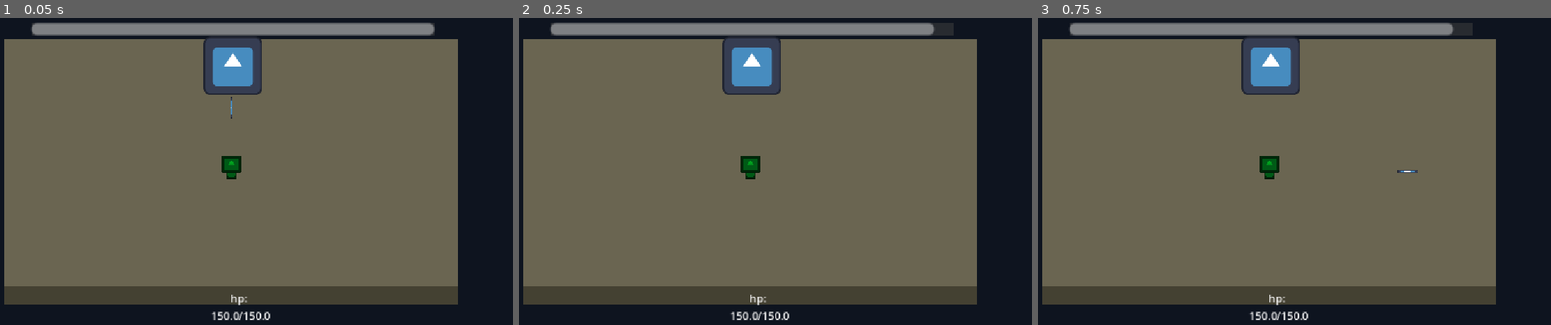
Above: before the commit, frames 1-3 (left to right).
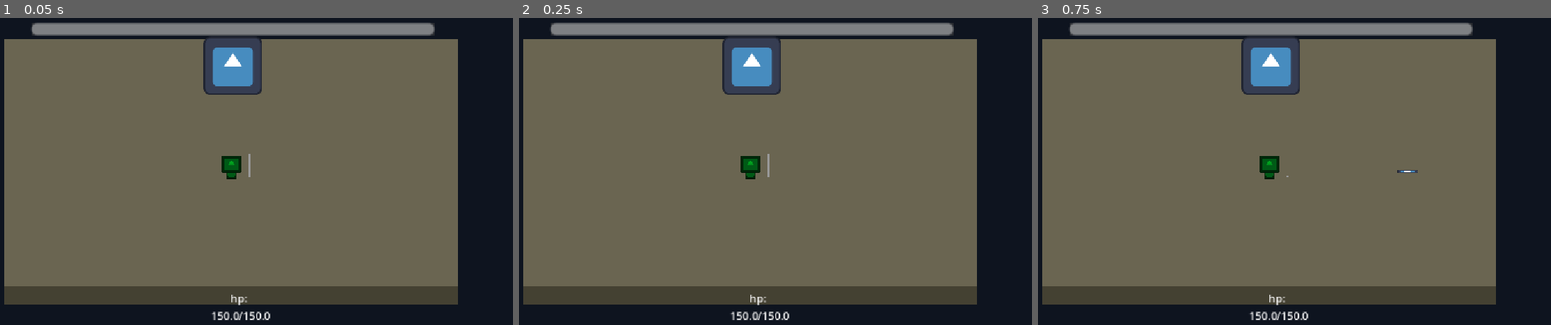
Above: after the commit, the same moments.

Repository: Sastingus/Mossful
Game: Godot game, scene res://scenes/world/world.tscn
Same seed, same stepped clock (60 frames per second), same inputs: the game is played once before the commit and once after it. The engine's default icon, where the game draws it, is replaced by a stand-in: a white triangle on a blue panel in a dark square.
Inputs:
- Up to frame 1 (0.05 s): no input
- Up to frame 2 (0.25 s): no input
- Up to frame 3 (0.75 s): tap Enter at 0.5 s; hold Right (attack_right) from 0.53 s (still down)

The runs differ from the first frame. In frame 1, less than 0.1% of the frame differs, in the area x 44-49%, y 25-52%; in frame 2, 0.2%, in the area x 48-85%, y 1-52%; in frame 3, 0.2%.

Commit message:
attack cooldown
-added a 3 second cooldown to shooting arrows
-added a small progress bar to show that

Diff:
--- a/scenes/player/player.gd
+++ b/scenes/player/player.gd
@@ -2,16 +2,20 @@
 
 const SPEED = 7500
 
-var target_player_hp := 150.0
+var can_attack := true
+
 
 @onready var poison_timer: Timer = %PoisonTimer
 @onready var hp_label: Label = $HpLabel
 @onready var heal_timer: Timer = %HealTimer
 @onready var boss_bar: ProgressBar = $BossBar
+@onready var attack_timer: Timer = %AttackTimer
+@onready var attack_bar: ProgressBar = $AttackBar
 
 func _ready() -> void:
 	SignalBus.player_poisoned.connect(poisoned)
 	boss_bar.max_value = Globals.boss_max_hp
+	attack_bar.min_value = -attack_timer.wait_time
 
 func _physics_process(delta: float) -> void:
 	var inputDir := Vector2.ZERO
@@ -26,6 +30,7 @@
 	"+str(Globals.player_hp)+ "/150.0"
 
 	boss_bar.value = Globals.boss_hp
+	attack_bar.value = -attack_timer.time_left
 
 	if Globals.player_hp <= 0:
 		die()
@@ -79,11 +84,14 @@
 '
 
 func attack(dir):
-	match dir:
-		"up":spawn_arrow(Vector2(0,-24),-90)
-		"down":spawn_arrow(Vector2(0,24),90)
-		"left":spawn_arrow(Vector2(-24,0),180)
-		"right":spawn_arrow(Vector2(24,0),0)
+	if can_attack:
+		match dir:
+			"up":spawn_arrow(Vector2(0,-24),-90)
+			"down":spawn_arrow(Vector2(0,24),90)
+			"left":spawn_arrow(Vector2(-24,0),180)
+			"right":spawn_arrow(Vector2(24,0),0)
+		can_attack = false
+		attack_timer.start()
 
 
 func spawn_arrow(pos,dir):
@@ -91,3 +99,7 @@
 	add_sibling(new_arrow)
 	new_arrow.position = pos+self.position
 	new_arrow.rotation_degrees = dir
+
+
+func _on_attack_timer_timeout() -> void:
+	can_attack = true
--- a/scenes/player/player.tscn
+++ b/scenes/player/player.tscn
@@ -1,8 +1,7 @@
-[gd_scene load_steps=6 format=3 uid="uid://d1w5ccem33kle"]
+[gd_scene load_steps=7 format=3 uid="uid://d1w5ccem33kle"]
 
 [ext_resource type="Script" uid="uid://cfwnkyjeohsul" path="res://scenes/player/player.gd" id="1_dovo2"]
 [ext_resource type="Texture2D" uid="uid://4q335xxs2p" path="res://icon.svg" id="2_gmlin"]
-[ext_resource type="PackedScene" uid="uid://2nrsaxpsfv4i" path="res://scenes/player_arrow/player_arrow.tscn" id="3_gmlin"]
 
 [sub_resource type="CapsuleShape2D" id="CapsuleShape2D_lvxji"]
 radius = 3.0
@@ -10,6 +9,11 @@
 
 [sub_resource type="StyleBoxFlat" id="StyleBoxFlat_dovo2"]
 bg_color = Color(0.2653605, 0.26536053, 0.26536044, 0.47843137)
+
+[sub_resource type="StyleBoxFlat" id="StyleBoxFlat_gmlin"]
+bg_color = Color(0.48235294, 0.63529414, 0.6392157, 0)
+
+[sub_resource type="StyleBoxFlat" id="StyleBoxFlat_lvxji"]
 
 [node name="player" type="CharacterBody2D"]
 collision_layer = 9
@@ -62,9 +66,24 @@
 theme_override_styles/background = SubResource("StyleBoxFlat_dovo2")
 show_percentage = false
 
-[node name="PlayerArrow" parent="." instance=ExtResource("3_gmlin")]
-position = Vector2(0, -26)
-rotation = 4.712389
+[node name="AttackTimer" type="Timer" parent="."]
+unique_name_in_owner = true
+wait_time = 3.0
+one_shot = true
+
+[node name="AttackBar" type="ProgressBar" parent="."]
+offset_left = 12.0
+offset_top = 4.0
+offset_right = 27.916786
+offset_bottom = 5.0
+rotation = -1.5707964
+theme_override_styles/background = SubResource("StyleBoxFlat_gmlin")
+theme_override_styles/fill = SubResource("StyleBoxFlat_lvxji")
+min_value = -3.0
+max_value = 0.0
+value = -3.0
+show_percentage = false
 
 [connection signal="timeout" from="PoisonTimer" to="." method="poison_tick"]
 [connection signal="timeout" from="HealTimer" to="." method="heal_tick"]
+[connection signal="timeout" from="AttackTimer" to="." method="_on_attack_timer_timeout"]
